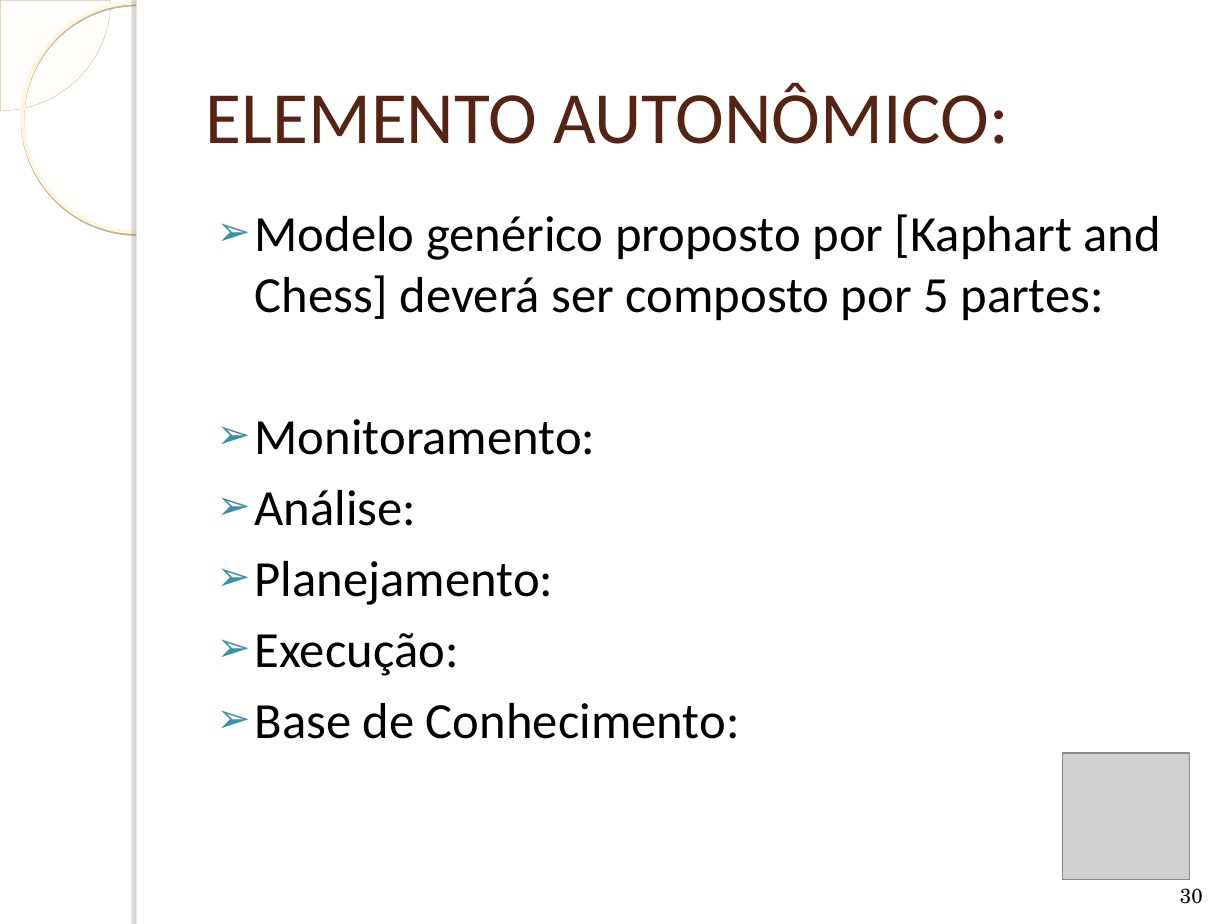
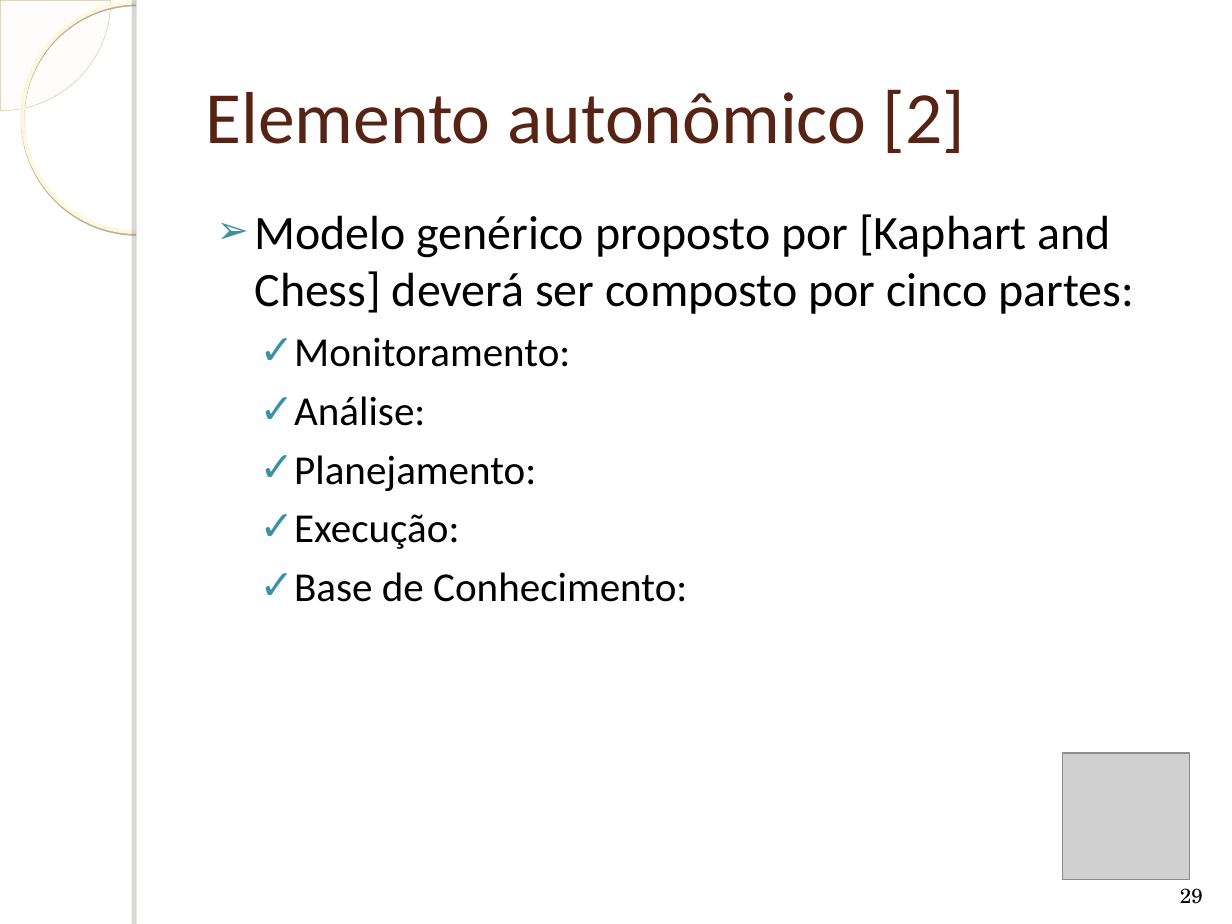
Before and after one commit to humbertogaliza/relatorio-mob655, a slide deck: slide 29 of Apresentação Redes Autonômicas.ppt (slide 30 before the commit). Drawn at 1232x924 pixels with LibreOffice and Linux fonts; fonts in the diff are those of the drawing; grey boxes stand for pictures; background and template pictures are left out. Boxes give left, top, right and bottom in pixels: in the first picture for what was removed or moved away, otherwise in the second. Text is boxed around its words. In the diff, an @@ line names an element or a change of style, - is before the commit and + after.

```diff
--- a/Apresentação Redes Autonômicas.ppt
+++ b/Apresentação Redes Autonômicas.ppt
@@ title at (205,89,965,153): text changed @@
-ELEMENTO AUTONÔMICO:
+Elemento autonômico [2]
@@ text at (255,214,1135,314): text changed; size 29.6 to 28 pt @@
-➢ Modelo genérico proposto por [Kaphart and Chess] deverá ser composto por 5 partes:
+➢ Modelo genérico proposto por [Kaphart and Chess] deverá ser composto por cinco partes:
@@ text at (294,337,687,602): size 29.6 to 24 pt in "Monitoramento:", "Análise:", "Planejamento:", "Execução:" and 1 more places; bullet ➢ to ✓; list level 1 to 2 in "Monitoramento:"; list level 1 to 2 in "Análise:"; list level 1 to 2 in "Planejamento:"; list level 1 to 2 in "Execução:"; list level 1 to 2 in "Base de Conhecimento:" @@
@@ page number at (1180,888,1203,904): text changed @@
-30
+29
```
Also in this commit, not shown: 18 other slides changed, 3 slides added, 3 slides removed, 2 other files.
